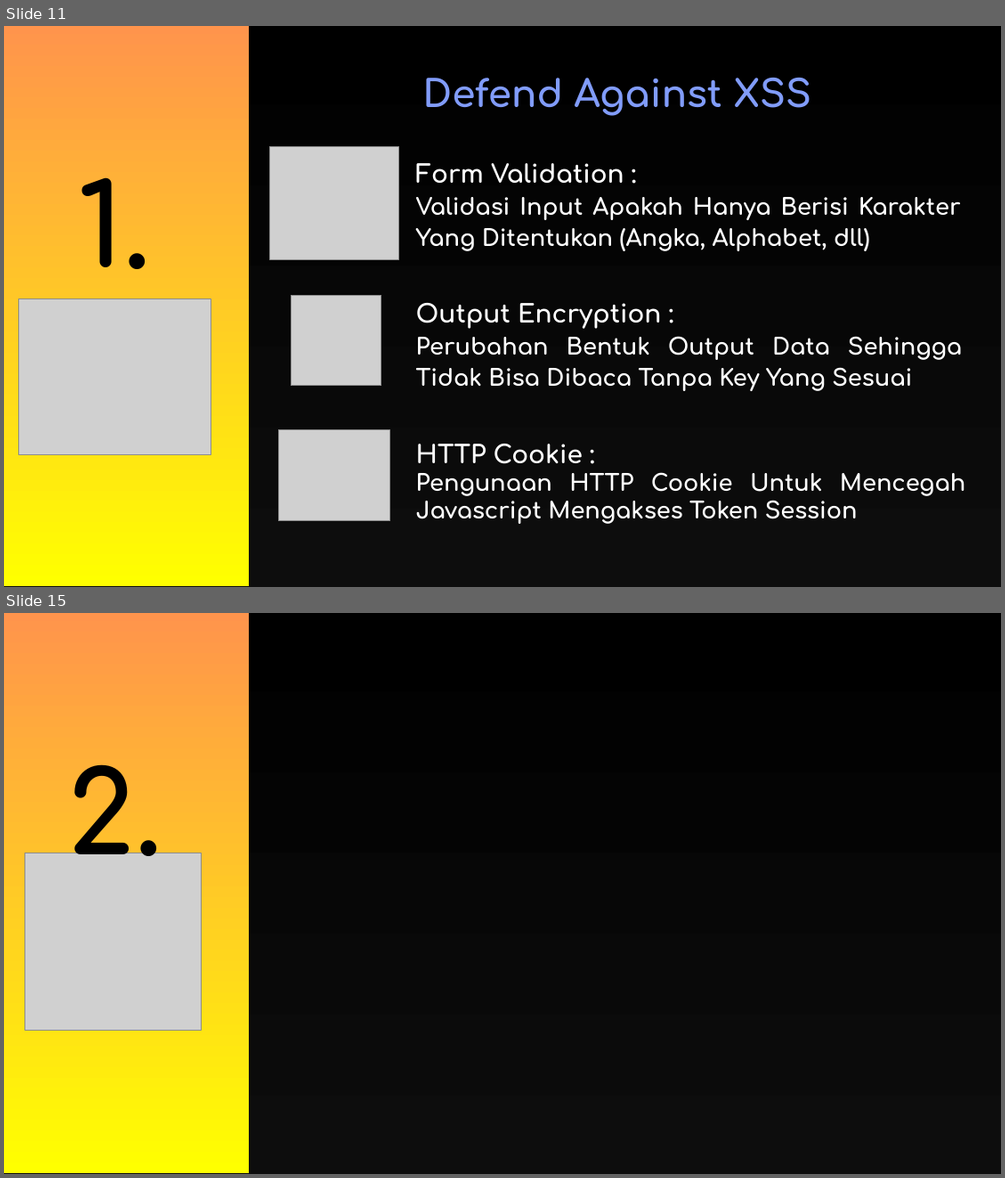
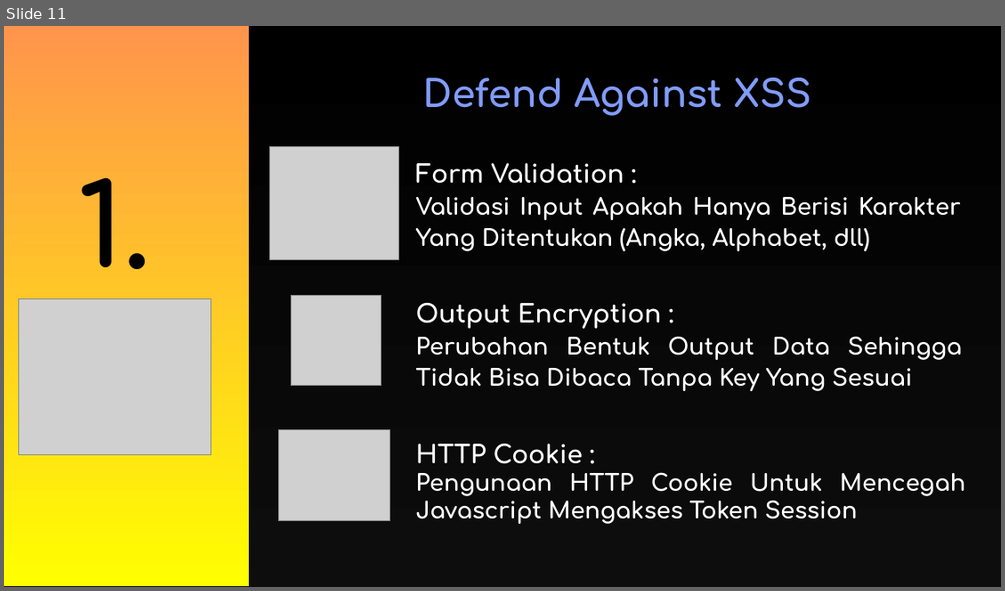
Before and after one commit to Fhreiz77/Watson-Scroll-Fesnuk-, a slide deck: John/PPT_Keamanan_Data.pptx. Shown one above the other, each under a label of ours: slides 11 and 15 before the commit, slide 11 after it; the slides between them are not shown. The pictures are 1005x1178 and 1005x591 pixels, drawn with LibreOffice and Linux fonts; fonts in the diff are those of the drawing; grey boxes stand for pictures; background and template pictures are left out. Boxes give left, top, right and bottom in pixels: in the first picture for what was removed or moved away, otherwise in the second. Text is boxed around its words. In the diff, an @@ line names an element or a change of style, - is before the commit and + after.

```diff
--- a/John/PPT_Keamanan_Data.pptx
+++ b/John/PPT_Keamanan_Data.pptx
@@ slide 15 removed at [4,613,1001,1174], background #FFFFFF @@
@@ pentagon arrow removed at [4,613,1001,1174] @@
@@ rectangle removed at [4,613,250,1173] @@
@@ text removed at [68,764,162,881] @@
-2.
@@ picture removed at [24,853,202,1030] @@
```
Also in this commit, not shown: 5 slides changed, 2 slides added.
